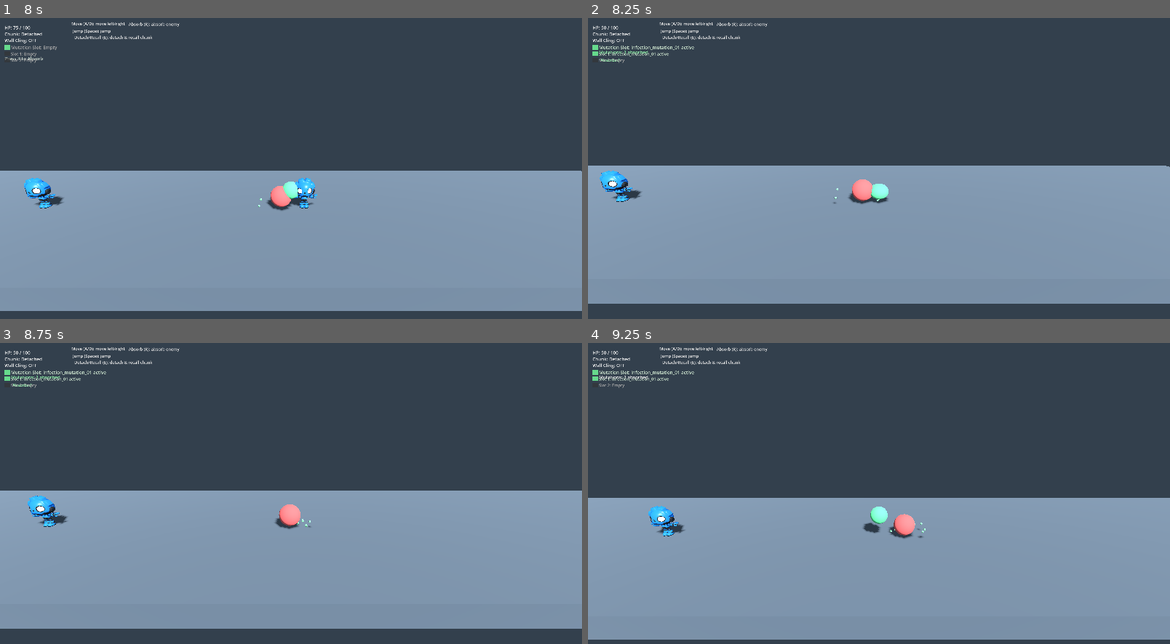
Above: before the commit, frames 1-4 (two rows, left to right).
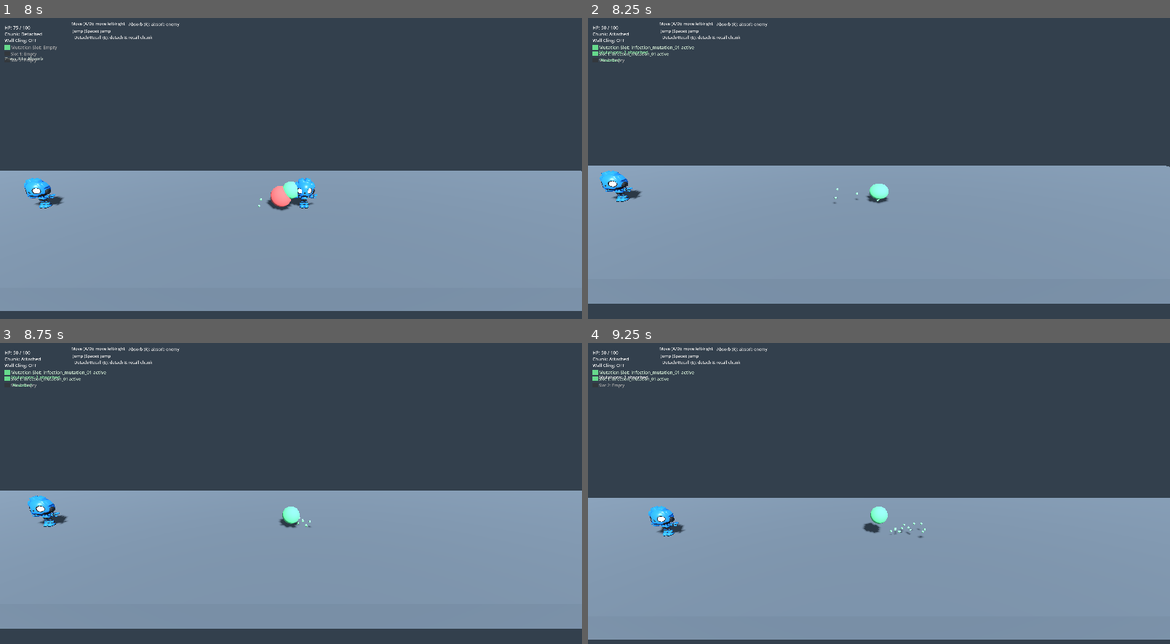
Above: after the commit, the same moments.

Repository: laazer/blobert
Game: Godot game, scene res://scenes/levels/sandbox/test_movement_3d.tscn
Two runs of this game, one before a commit and one after it. Both use one fixed random seed, a clock stepped at 60 frames per second and the inputs below.
Inputs (mouse positions are in pixels of both pictures, inside the frame that each line leads up to):
- Up to frame 1 (8 s): move the mouse to (261, 273) at 0.52 s; hold D (move_right) 0.53-2.03 s; tap R (absorb) at 0.6, 3.6, 6.6 s; tap Space (jump) at 0.77, 1.52, 3.02, 3.77, 4.52, 6.02, 6.77, 7.52 s; move the mouse to (465, 255) at 1.27 s; tap E (detach) at 1.35, 4.35, 7.35 s; move the mouse to (116, 144) at 2.02 s; hold A (move_left) 2.03-4.28 s; tap Q (detach_2) at 2.1, 5.1 s; move the mouse to (320, 198) at 2.77 s; tap F (infect) at 2.85, 5.85 s; move the mouse to (203, 108) at 3.52 s; move the mouse to (419, 180) at 4.27 s; hold D (move_right) from 4.28 s (still down); move the mouse to (174, 216) at 5.02 s; move the mouse to (349, 120) at 5.77 s; move the mouse to (261, 273) at 6.52 s; move the mouse to (465, 255) at 7.27 s
- Up to frame 2 (8.25 s): tap R (absorb) at 8 s; move the mouse to (704, 144) at 8.02 s; release D (move_right) at 8.03 s; hold A (move_left) from 8.03 s (still down); tap Q (detach_2) at 8.1 s
- Up to frame 3 (8.75 s): keep holding A (move_left)
- Up to frame 4 (9.25 s): keep holding A (move_left); move the mouse to (908, 523) at 8.77 s; tap F (infect) at 8.85 s; tap Space (jump) at 9.02 s

Frame 1 is identical in both runs. In frame 2, 0.3% of the frame differs, in the area x 3-49%, y 4-62%; in frame 3, 0.3%; in frame 4, 0.3%, in the area x 3-57%, y 4-65%.

Commit message:
fix: restore chunks immediately on absorb instead of floating free
Replaced reparent+unfreeze with queue_free+has_chunk=true. The previous
approach had a brittle get_parent() guard that silently failed (leaving
chunks frozen on the dead enemy), and required a second E press to recall
after absorb. Now absorbing an enemy instantly returns all stuck chunks.

Co-Authored-By: Claude Sonnet 4.6 <noreply@anthropic.com>

Diff:
--- a/scripts/player/player_controller_3d.gd
+++ b/scripts/player/player_controller_3d.gd
@@ -326,20 +326,18 @@
 	if _chunk_stuck_on_enemy and _chunk_stuck_enemy != null and is_instance_valid(_chunk_stuck_enemy):
 		if _chunk_stuck_enemy.get_esm() == esm:
 			if _chunk_node != null and is_instance_valid(_chunk_node):
-				if _chunk_node.get_parent() == _chunk_stuck_enemy:
-					_chunk_node.reparent(get_parent(), true)
-					_chunk_node.freeze_mode = RigidBody3D.FREEZE_MODE_STATIC
-					_chunk_node.freeze = false
+				_chunk_node.queue_free()
+				_chunk_node = null
+				_current_state.has_chunk = true
 			_chunk_stuck_on_enemy = false
 			_chunk_stuck_enemy = null
 	# Slot 2
 	if _chunk_2_stuck_on_enemy and _chunk_2_stuck_enemy != null and is_instance_valid(_chunk_2_stuck_enemy):
 		if _chunk_2_stuck_enemy.get_esm() == esm:
 			if _chunk_node_2 != null and is_instance_valid(_chunk_node_2):
-				if _chunk_node_2.get_parent() == _chunk_2_stuck_enemy:
-					_chunk_node_2.reparent(get_parent(), true)
-					_chunk_node_2.freeze_mode = RigidBody3D.FREEZE_MODE_STATIC
-					_chunk_node_2.freeze = false
+				_chunk_node_2.queue_free()
+				_chunk_node_2 = null
+				_current_state.has_chunk_2 = true
 			_chunk_2_stuck_on_enemy = false
 			_chunk_2_stuck_enemy = null
 
